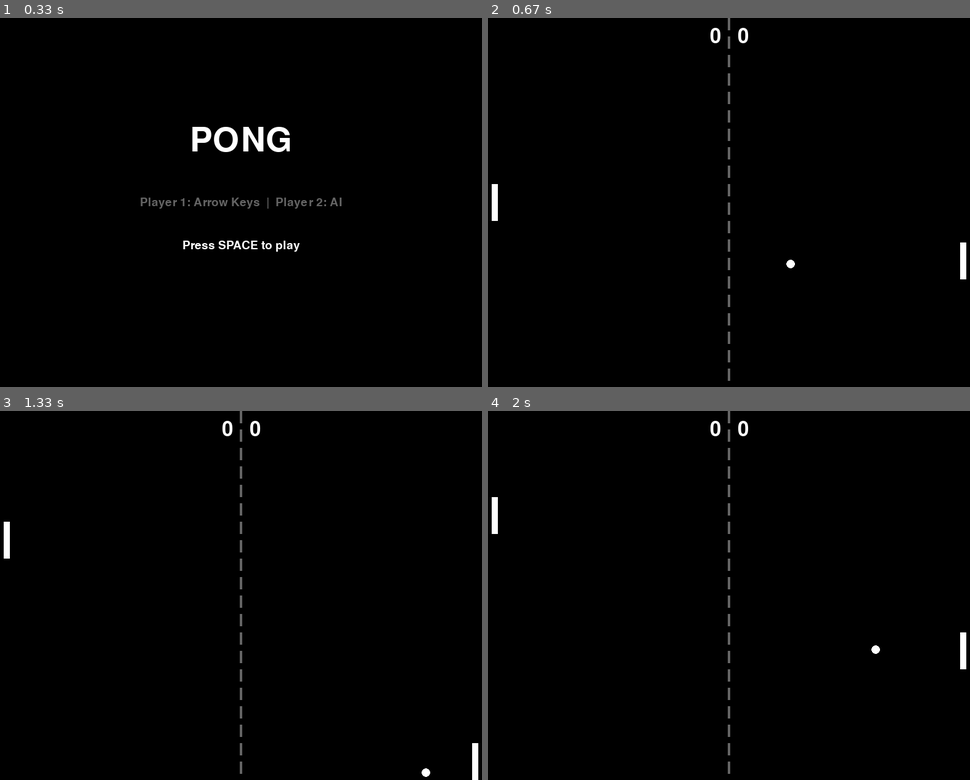
Above: before the commit, frames 1-4 (two rows, left to right).
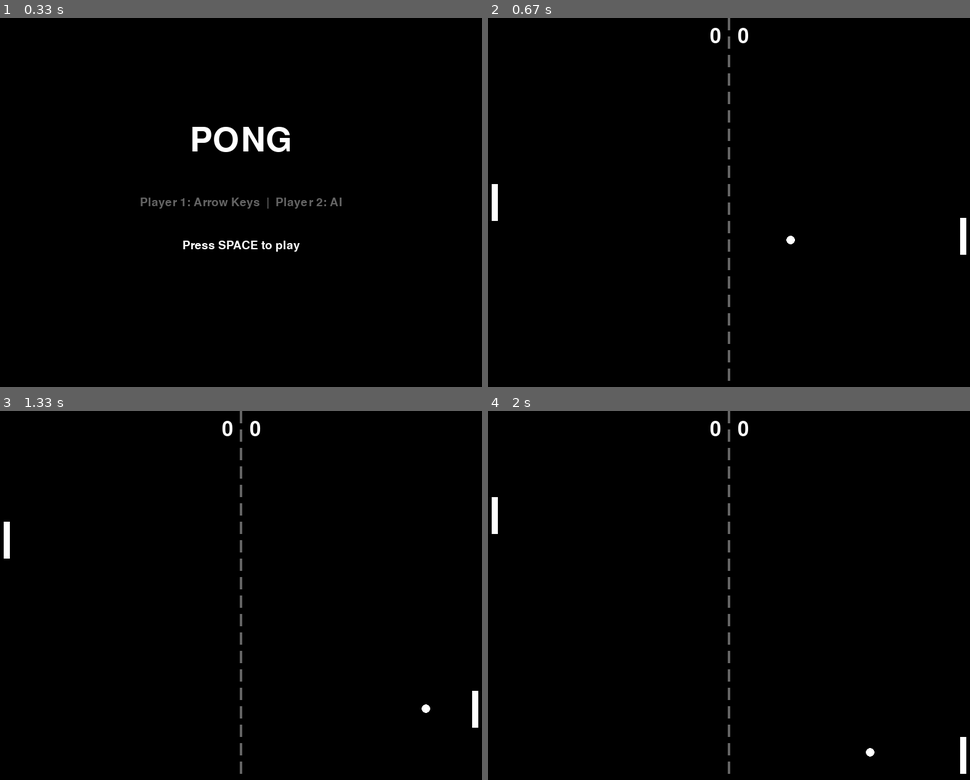
Above: after the commit, the same moments.

Repository: MarceloSavitskiJunior/pygames-SI
Game: pygame game, started from main.py
Same seed, same stepped clock (60 frames per second), same inputs: the game is played once before the commit and once after it.
Inputs:
- Up to frame 1 (0.33 s): no input
- Up to frame 2 (0.67 s): tap Space at 0.33 s
- Up to frame 3 (1.33 s): hold Up 0.67-1.13 s; tap Space at 0.73, 1.03, 1.23 s; hold Down from 1.17 s (still down)
- Up to frame 4 (2 s): release Down at 1.47 s; hold Up 1.5-1.87 s; tap Space at 1.57, 1.97 s; hold Down from 1.9 s (still down)

Frame 1 is identical in both runs. In frame 2, 0.2% of the frame differs, in the area x 61-100%, y 54-71%; in frame 3, 0.3%, in the area x 87-100%, y 75-100%; in frame 4, 0.3%.

Commit message:
rebound effect

Diff:
--- a/models/ball.py
+++ b/models/ball.py
@@ -1,6 +1,9 @@
+import random
 import pygame
 from settings import (
-    SCREEN_WIDTH, SCREEN_HEIGHT, BALL_RADIUS, BALL_INITIAL_SPEED, WHITE
+    SCREEN_WIDTH, SCREEN_HEIGHT,
+    BALL_RADIUS, BALL_INITIAL_SPEED, BALL_MAX_SPEED, BALL_SPEED_INCREMENT,
+    WHITE,
 )
 
 class Ball:
@@ -15,44 +18,59 @@
     @property
     def rect(self) -> pygame.Rect:
         return pygame.Rect(
-            self.x - self.radius,
-            self.y - self.radius,
+            int(self.x - self.radius),
+            int(self.y - self.radius),
             self.radius * 2,
             self.radius * 2,
         )
 
+    def _random_vel_y(self) -> float:
+        speed = random.uniform(2.0, BALL_MAX_SPEED * 0.6)
+        return speed * random.choice([-1, 1])
+
     def reset(self, direction: int = 1) -> None:
-        self.x = SCREEN_WIDTH // 2
-        self.y = SCREEN_HEIGHT // 2
+        self.x = float(SCREEN_WIDTH // 2)
+        self.y = float(SCREEN_HEIGHT // 2)
         self.vel_x = BALL_INITIAL_SPEED * direction
-        self.vel_y = BALL_INITIAL_SPEED
+        self.vel_y = self._random_vel_y()
 
     def update(self) -> bool:
         self.x += self.vel_x
         self.y += self.vel_y
 
-        hit_wall = False
+        bounced = False
 
-        if self.y - self.radius <= 0 or self.y + self.radius >= SCREEN_HEIGHT:
-            self.vel_y = -self.vel_y
-            self.y = max(self.radius, min(SCREEN_HEIGHT - self.radius, self.y))
-            hit_wall = True
+        if self.y - self.radius <= 0:
+            self.y = float(self.radius)
+            self.vel_y = abs(self._random_vel_y())
+            bounced = True
 
-        return hit_wall
+        elif self.y + self.radius >= SCREEN_HEIGHT:
+            self.y = float(SCREEN_HEIGHT - self.radius)
+            self.vel_y = -abs(self._random_vel_y())
+            bounced = True
+
+        return bounced
 
     def bounce_off_paddle(self, paddle_rect: pygame.Rect) -> bool:
         if not self.rect.colliderect(paddle_rect):
             return False
 
+        hit = False
+
         if paddle_rect.centerx < SCREEN_WIDTH // 2 and self.vel_x < 0:
-            self.vel_x = -self.vel_x
-            self.x = paddle_rect.right + self.radius
+            speed = min(abs(self.vel_x) + BALL_SPEED_INCREMENT, BALL_MAX_SPEED)
+            self.vel_x = speed
+            self.vel_y = self._random_vel_y()
+            hit = True
 
         elif paddle_rect.centerx > SCREEN_WIDTH // 2 and self.vel_x > 0:
-            self.vel_x = -self.vel_x
-            self.x = paddle_rect.left - self.radius
+            speed = min(abs(self.vel_x) + BALL_SPEED_INCREMENT, BALL_MAX_SPEED)
+            self.vel_x = -speed
+            self.vel_y = self._random_vel_y()
+            hit = True
 
-        return True
+        return hit
 
     def out_of_bounds_left(self) -> bool:
         return self.x + self.radius < 0
--- a/settings.py
+++ b/settings.py
@@ -13,6 +13,8 @@
 PADDLE_MARGIN: int = 15
 
 BALL_RADIUS: int = 7
-BALL_INITIAL_SPEED: int = 5
+BALL_INITIAL_SPEED: float = 5.0
+BALL_MAX_SPEED: float = 12.0
+BALL_SPEED_INCREMENT: float = 0.4
 
 POINTS_TO_WIN: int = 7
